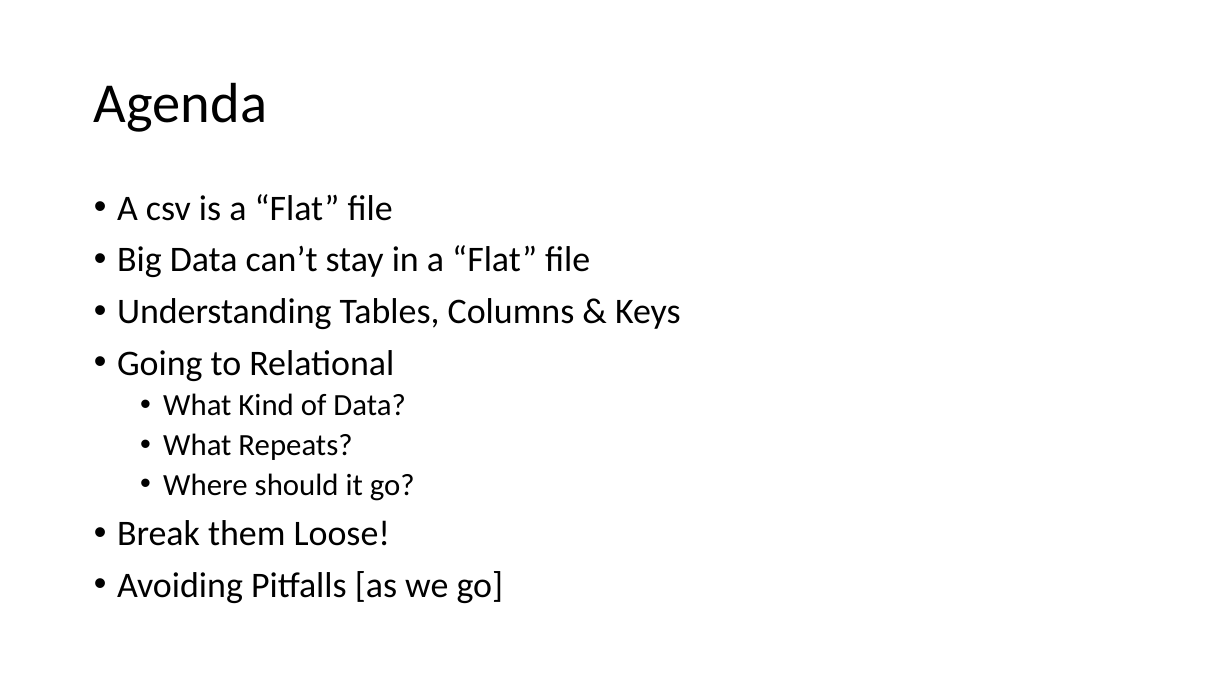
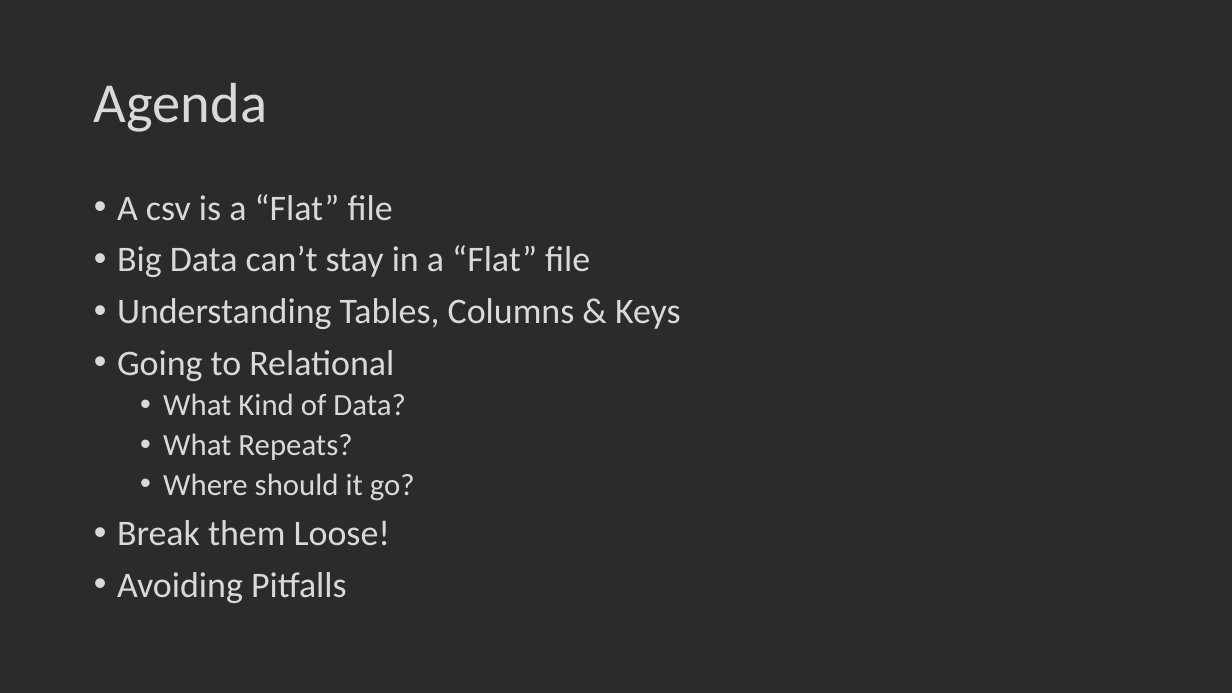
Before and after one commit to VDSFoundry/DbFundamentals, a slide deck: slide 5 of Db Design Fundamentals - Intro.pptx. Drawn at 1232x693 pixels with LibreOffice and Linux fonts; fonts in the diff are those of the drawing; background and template pictures are left out; a plain dark background stands for a picture behind light text. Boxes give left, top, right and bottom in pixels: in the first picture for what was removed or moved away, otherwise in the second. Text is boxed around its words. In the diff, an @@ line names an element or a change of style, - is before the commit and + after.

Commit message:
Added borealis images and pitfalls. Ready for Code Camp.

```diff
--- a/Db Design Fundamentals - Intro.pptx
+++ b/Db Design Fundamentals - Intro.pptx
@@ background #FFFFFF to picture (left out) @@
@@ title "Agenda" at [94,83,267,132]: text colour #000000 to #D9D9D9 @@
@@ text at [117,194,681,546]: text colour #000000 to #D9D9D9 @@
@@ text at [117,572,347,603]: text changed; text colour #000000 to #D9D9D9 @@
-• Avoiding Pitfalls [as we go]
+• Avoiding Pitfalls
```
Also in this commit, not shown: 19 other slides changed, 1 slide added, 21 other files.
